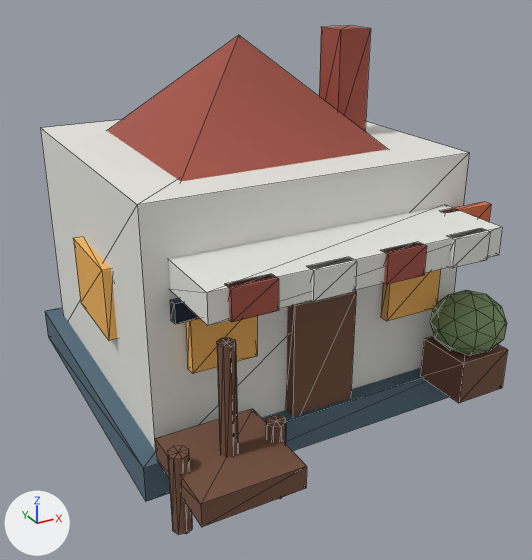
Two versions of the glTF model frontend/public/world/buildings/cafe-corner.glb, one commit apart.
Both versions are drawn from a camera (50 mm lens) standing at (-1.53, -3.02, 1.96) and looking at (-0.03, -0.3, 0.59). Lighting does not change. The marker at lower left points along +X, +Y and +Z. The older version comes first. Mesh edges are drawn as thin lines. Where no turn or scale is listed for an object, it has been applied to the vertices. Vertices at exactly the same position are counted once.

Names of what the first picture shows: 'CafeShell'.
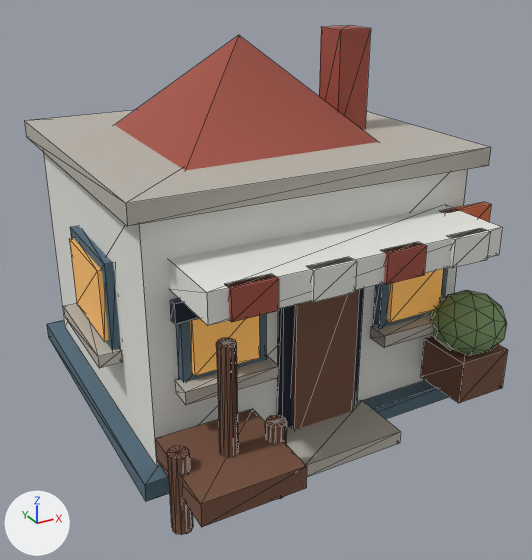
The change, as a diff of the scene's bpy script:
```diff
--- a/frontend/public/world/buildings/cafe-corner.glb.py
+++ b/frontend/public/world/buildings/cafe-corner.glb.py
@@ mat_cafewindowglowpalette @@
+mat_cafewindowglowpalette = bpy.data.materials.new('CafeWindowGlowPalette')
+# nodes: BsdfPrincipled, OutputMaterial, VertexColor
+# colours: orange #f2b45b, mixed with the vertex colours
@@ me_mesh_0 @@
 # used by ob_cafeshell; location = (0.0, 0.0, 0.0)
-me_mesh_0.from_pydata(...)  # 230 vertices, 376 faces; spans x -0.83..0.85, y -1.19..0.78, z 0.0..1.66
+me_mesh_0.from_pydata(...)  # 302 vertices, 496 faces; spans x -0.86..0.85, y -1.19..0.78, z -0.02..1.66
+# me_mesh_0 part 1: a new loose piece, a box spanning x -0.81..0.81, y -0.76..0.76, z 1.13..1.21, in mat_cafevertexpalette
+# me_mesh_0 part 2: a new loose piece, a box spanning x -0.195..0.195, y -0.743..-0.697, z -0.02..0.88, in mat_cafevertexpalette
+# me_mesh_0 part 3: a new loose piece, a box spanning x -0.15..0.15, y -0.772..-0.722, z 0.02..0.84, in mat_cafevertexpalette
+# me_mesh_0 part 4: a new loose piece, a box spanning x -0.24..0.24, y -1.0..-0.72, z 0.04..0.1, in mat_cafevertexpalette
+# me_mesh_0 part 5: a new loose piece, a box spanning x -0.64..-0.28, y -0.757..-0.712, z 0.46..0.78, in mat_cafevertexpalette
+# me_mesh_0 part 6: a new loose piece, a box spanning x -0.66..-0.26, y -0.825..-0.725, z 0.417..0.472, in mat_cafevertexpalette
+# me_mesh_0 part 7: a new loose piece, a box spanning x 0.28..0.64, y -0.757..-0.712, z 0.46..0.78, in mat_cafevertexpalette
+# me_mesh_0 part 8: a new loose piece, a box spanning x 0.26..0.66, y -0.825..-0.725, z 0.417..0.472, in mat_cafevertexpalette
+# me_mesh_0 part 9: a new loose piece, a box spanning x -0.788..-0.743, y -0.35..0.15, z 0.44..0.84, in mat_cafevertexpalette
+# me_mesh_0 part 10: a new loose piece, a box spanning x -0.855..-0.755, y -0.37..0.17, z 0.398..0.452, in mat_cafevertexpalette
+# me_mesh_0 part 11: the loose piece of 8 vertices spanning x 0.32..0.6, y -0.76..-0.71, z 0.5..0.74 is deleted
+# me_mesh_0 part 12: the loose piece of 8 vertices spanning x -0.79..-0.74, y -0.31..0.11, z 0.48..0.8 is deleted
+# me_mesh_0 part 13: the loose piece of 8 vertices spanning x -0.6..-0.32, y -0.76..-0.71, z 0.5..0.74 is deleted
+# me_mesh_0 part 14: the loose piece of 8 vertices spanning x -0.15..0.15, y -0.75..-0.69, z 0.08..0.68 is deleted
+# me_mesh_0 part 15
+# 24 vertices are removed from x -0.79..-0.33, y -1.01..-0.95, z 0.0..0.73
+# 96 faces are deleted
+# 4 vertices in x -0.83..0.83, y -0.78..0.78, z 0.16 move by (0.0, 0.0, -0.08)
+# 48 vertices are added at x -0.79..-0.33, y -1.01..-0.95, z 0.0..0.73
+# 144 new faces join them
 me_mesh_0.materials.append(mat_cafevertexpalette)
@@ me_mesh_1 @@
+me_mesh_1.from_pydata(...)  # a box spanning x -0.6..-0.32, y -0.776..-0.746, z 0.5..0.74; a box spanning x 0.32..0.6, y -0.776..-0.746, z 0.5..0.74; a box spanning x -0.806..-0.776, y -0.31..0.11, z 0.48..0.8
+me_mesh_1.materials.append(mat_cafewindowglowpalette)
@@ ob_cafewindowglow @@
+ob_cafewindowglow = bpy.data.objects.new('CafeWindowGlow', me_mesh_1)
+ob_cafewindowglow.location = (0.0, 0.0, 0.0)
```

Location of each change, [x1, y1, x2, y2] in pixels of the pictures (532 x 560 px; the box of a moved part takes in the faces that stretch with it):
'CafeShell', reshaped
    before: [40, 26, 508, 534]
    after: [24, 26, 508, 535]
'CafeWindowGlow', added
    after: [69, 238, 444, 376]
part 1 of me_mesh_0, added
    after: [24, 110, 491, 226]
part 2 of me_mesh_0, added
    after: [277, 288, 364, 428]
part 3 of me_mesh_0, added
    after: [291, 289, 359, 430]
part 4 of me_mesh_0, added
    after: [286, 400, 400, 477]
part 5 of me_mesh_0, added
    after: [176, 314, 266, 383]
part 6 of me_mesh_0, added
    after: [175, 355, 279, 405]
part 7 of me_mesh_0, added
    after: [373, 268, 447, 329]
part 8 of me_mesh_0, added
    after: [370, 315, 434, 347]
part 9 of me_mesh_0, added
    after: [70, 226, 121, 350]
part 10 of me_mesh_0, added
    after: [63, 304, 122, 368]
part 11 of me_mesh_0, deleted
    before: [381, 269, 441, 321]
part 12 of me_mesh_0, deleted (orange)
    before: [73, 237, 117, 340]
part 13 of me_mesh_0, deleted
    before: [186, 316, 257, 374]
part 14 of me_mesh_0, deleted
    before: [286, 290, 356, 416]
part 15 of me_mesh_0, moved or reshaped
    before: [45, 308, 449, 534]
    after: [47, 320, 449, 535]
